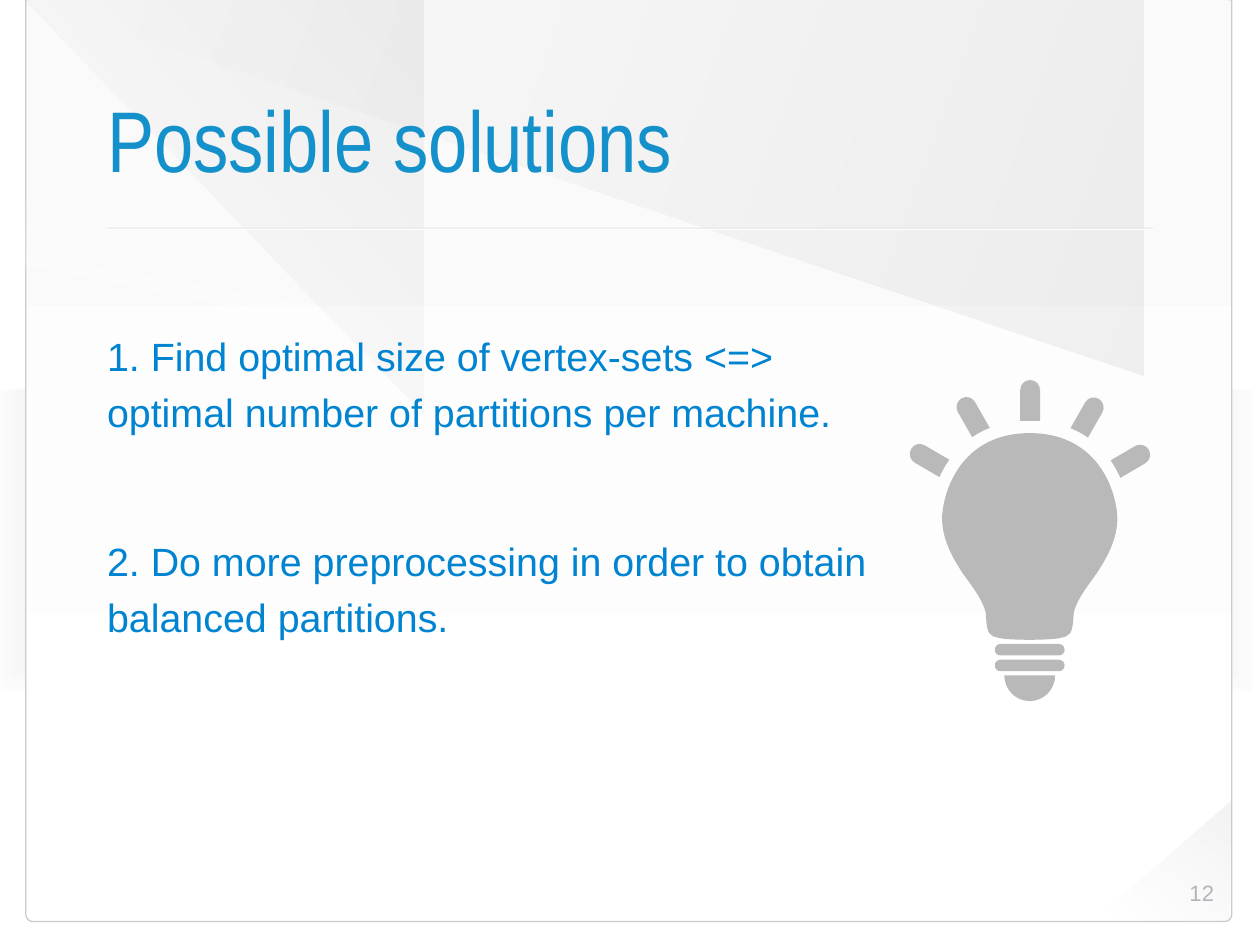
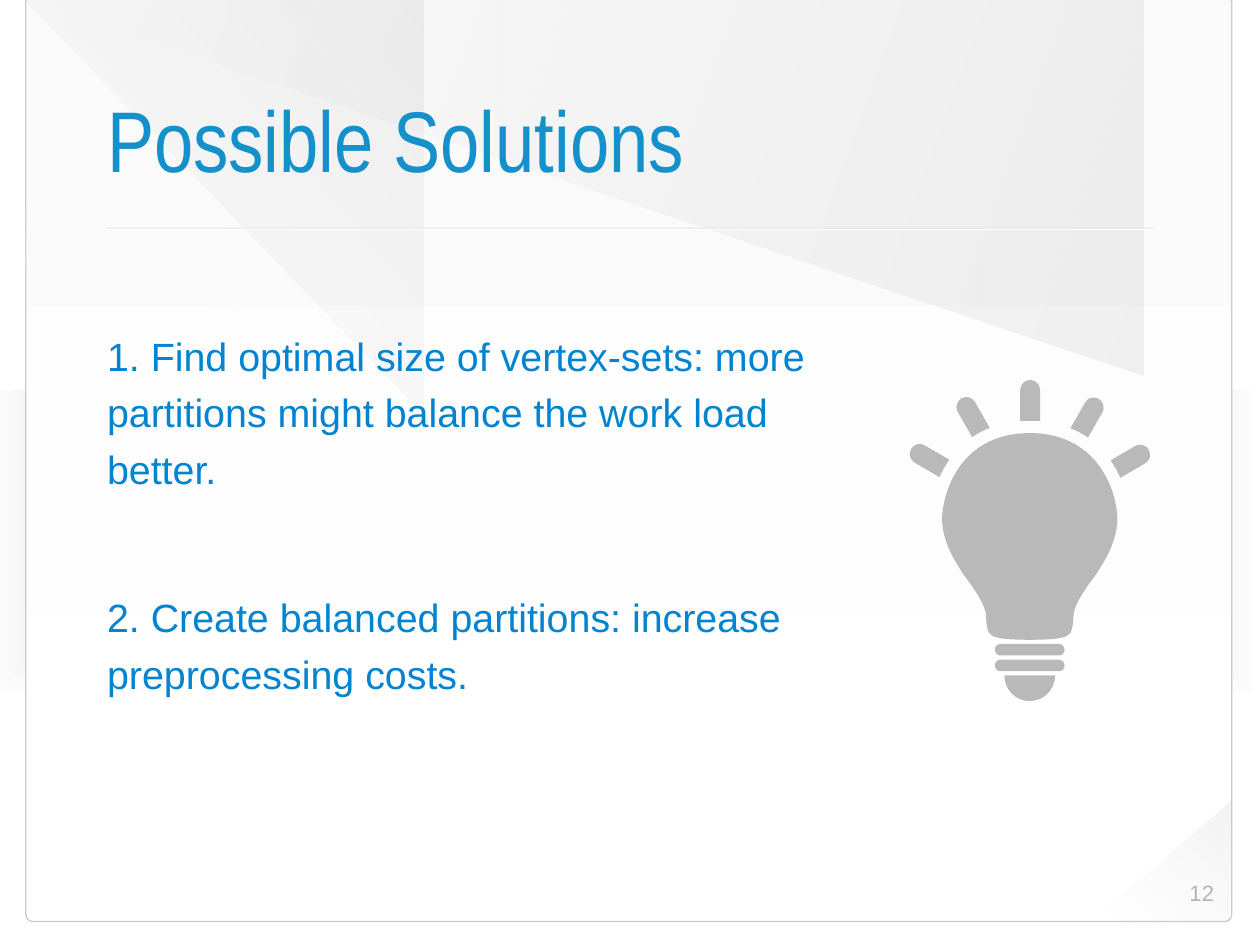
Before and after one commit to HaprianVlad/chaos, a slide deck: slide 12 of presentation.odp. Drawn at 1260x945 pixels with LibreOffice and Linux fonts; fonts in the diff are those of the drawing; background and template pictures are left out. Boxes give left, top, right and bottom in pixels: in the first picture for what was removed or moved away, otherwise in the second. Text is boxed around its words. In the diff, an @@ line names an element or a change of style, - is before the commit and + after.

```diff
--- a/presentation.odp
+++ b/presentation.odp
@@ title at bbox=[107, 109, 683, 173]: text changed @@
-Possible solutions
+Possible Solutions
@@ text at bbox=[107, 342, 805, 697]: text changed @@
-1. Find optimal size of vertex-sets <=> optimal number of partitions per machine.
-2. Do more preprocessing in order to obtain balanced partitions.
+1. Find optimal size of vertex-sets: more partitions might balance the work load better.
+2. Create balanced partitions: increase preprocessing costs.
```
Also in this commit, not shown: 8 other slides changed, 2 slides added, 1 other file.
